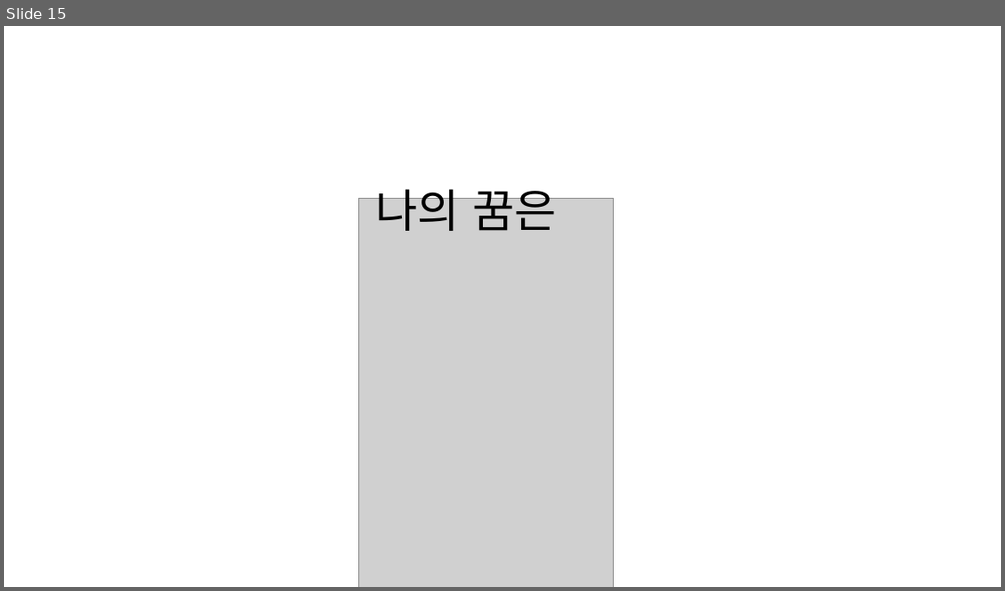
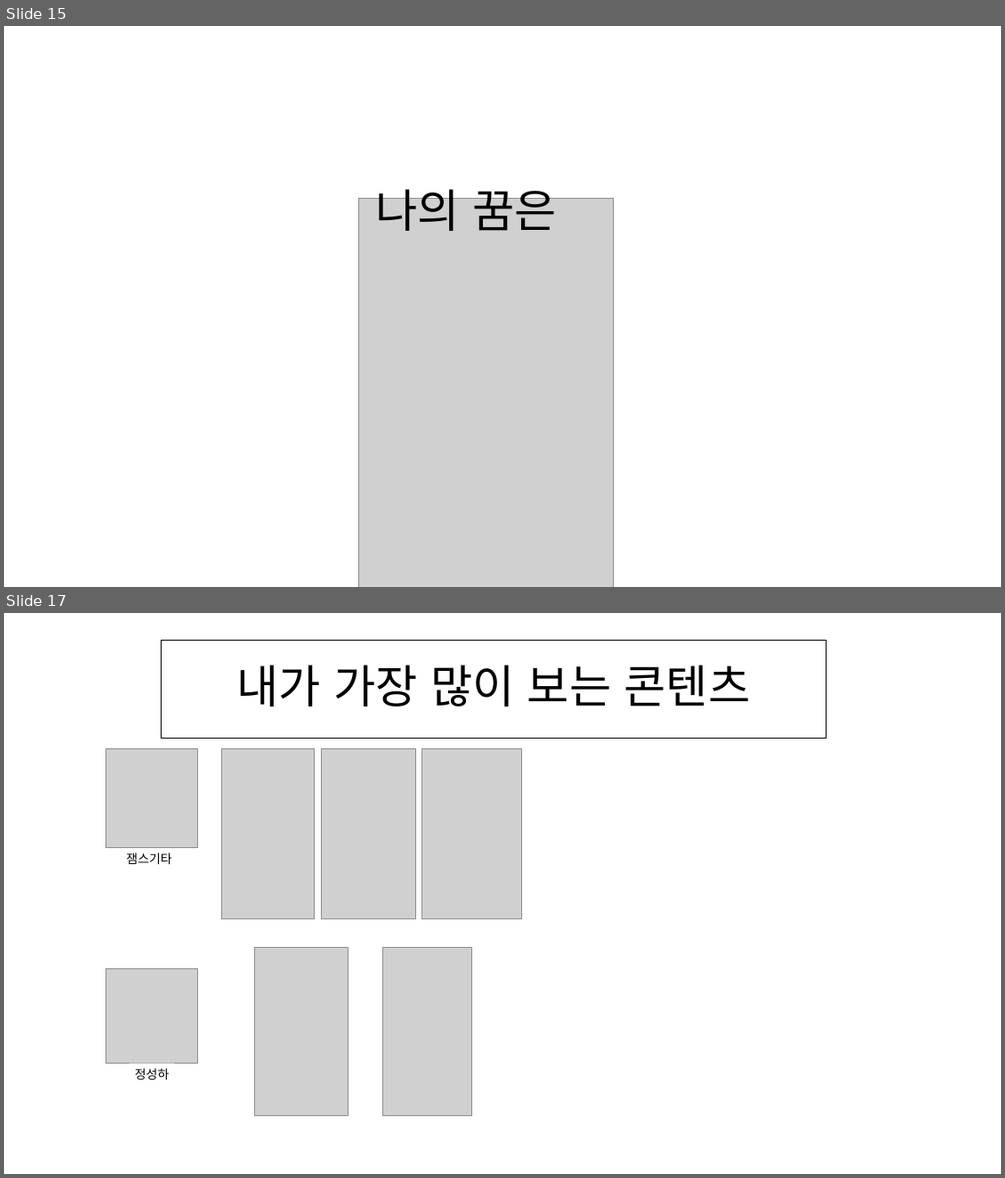
Before and after one commit to sealdog4133/power, a slide deck: 박기수의 자기소개 프레젠테이션.pptx. Shown one above the other, each under a label of ours: slide 15 before the commit, slides 15 and 17 after it; the slides between them are not shown. The pictures are 1005x591 and 1005x1178 pixels, drawn with LibreOffice and Linux fonts; fonts in the diff are those of the drawing; grey boxes stand for pictures. Boxes give left, top, right and bottom in pixels: in the first picture for what was removed or moved away, otherwise in the second. Text is boxed around its words. In the diff, an @@ line names an element or a change of style, - is before the commit and + after.

```diff
--- a/박기수의 자기소개 프레젠테이션.pptx
+++ b/박기수의 자기소개 프레젠테이션.pptx
@@ slide 17 added at (4,613,1001,1174), background #FFFFFF @@
@@ title added at (161,640,826,738), fill #FFFFFF, outline #000000 0.75 pt, 44 pt, text #000000 @@
+내가 가장 많이 보는 콘텐츠
@@ picture added at (106,749,198,848) @@
@@ picture added at (222,749,315,919) @@
@@ picture added at (321,749,415,919) @@
@@ picture added at (422,749,521,919) @@
@@ text added at (126,852,171,864), 12 pt, text #000000 @@
+잼스기타
@@ picture added at (254,948,348,1116) @@
@@ picture added at (383,948,472,1116) @@
@@ picture added at (106,969,198,1063) @@
@@ text added at (135,1068,170,1079), 12 pt, text #000000 @@
+정성하
```
Also in this commit, not shown: 1 slide changed, 2 other slides added.
